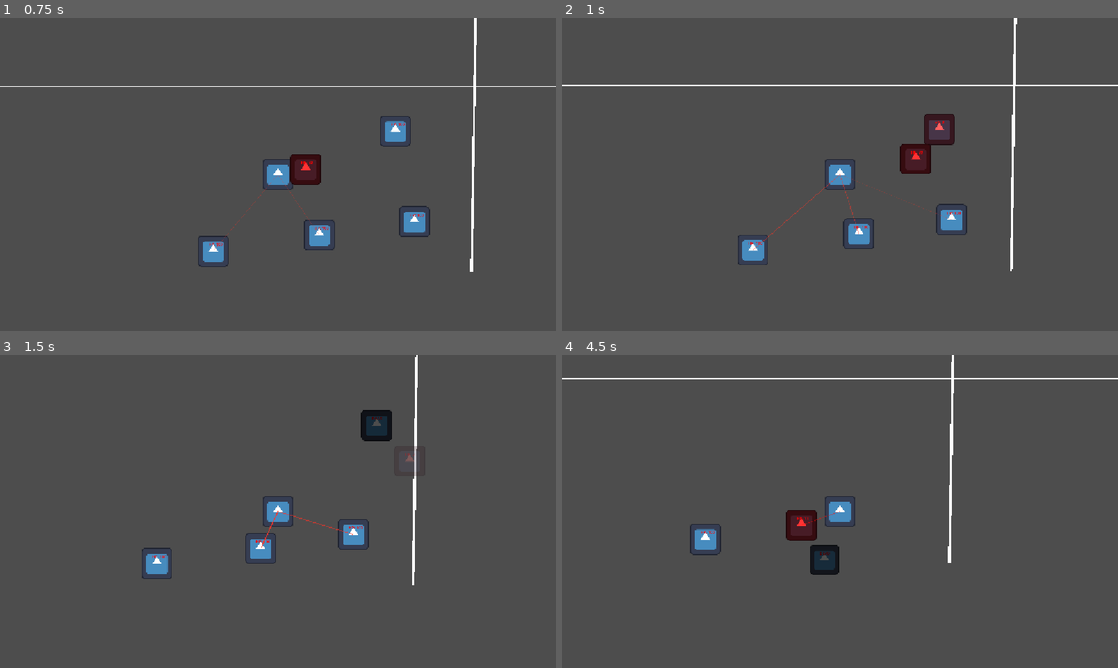
Above: before the commit, frames 1-4 (two rows, left to right).
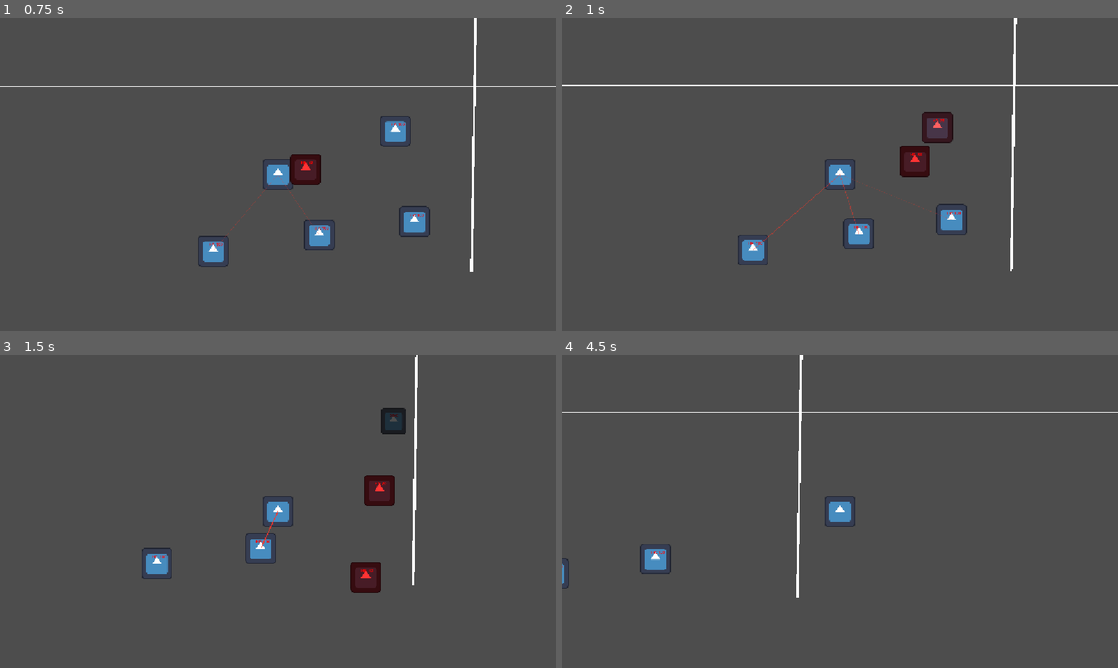
Above: after the commit, the same moments.

Repository: huajianwanzhao/xueyuanlu_gamejam
Game: Godot game, scene res://scenes/world.tscn
The game is run twice, just before and just after one commit, with the same random seed, the same clock (stepped at 60 frames per second) and the same inputs. The engine's default icon, where the game draws it, is replaced by a stand-in: a white triangle on a blue panel in a dark square.
Inputs (mouse positions are in pixels of both pictures, inside the frame that each line leads up to):
- Up to frame 1 (0.75 s): tap Enter at 0.5 s; move the mouse to (400, 158) at 0.52 s; hold Right (ui_right) from 0.53 s (still down); click (400, 158) at 0.6 s
- Up to frame 2 (1 s): keep holding Right (ui_right)
- Up to frame 3 (1.5 s): move the mouse to (166, 527) at 1.27 s; release Right (ui_right) at 1.28 s; hold Down (ui_down) from 1.28 s (still down); click (166, 527) at 1.35 s
- Up to frame 4 (4.5 s): move the mouse to (895, 442) at 2.02 s; release Down (ui_down) at 2.03 s; hold Right (ui_right) 2.03-2.78 s; click (895, 442) at 2.1 s; move the mouse to (812, 574) at 2.77 s; hold Up (ui_up) 2.78-3.53 s; click (812, 574) at 2.85 s; move the mouse to (1006, 558) at 3.52 s; hold Left (ui_left) from 3.53 s (still down); click (1006, 558) at 3.6 s; move the mouse to (673, 464) at 4.27 s; click (673, 464) at 4.35 s

Frame 1 is identical in both runs. In frame 2, 0.4% of the frame differs, in the area x 60-71%, y 30-51%; in frame 3, 2.1%; in frame 4, 3.0%, in the area x 0-100%, y 0-78%.

Commit message:
feat(physics): 正碰/斜碰按真实球体碰撞处理
碰撞法线改成两球球心连线，用等质量对心碰撞公式算冲量（restitution=0.85）：正碰几乎交换速度变成接力，斜碰只传法向分量、撞击者顺切向滑走，擦边几乎无伤害。新增 apply_launch_velocity / stop_speed，去掉 hardcode 的 chain_slowdown 和 friction

Diff:
--- a/project.godot
+++ b/project.godot
@@ -26,10 +26,46 @@
 
 [input]
 
+ui_left={
+"deadzone": 0.5,
+"events": [Object(InputEventKey,"resource_local_to_scene":false,"resource_name":"","device":16,"window_id":0,"alt_pressed":false,"shift_pressed":false,"ctrl_pressed":false,"meta_pressed":false,"pressed":false,"keycode":4194319,"physical_keycode":0,"key_label":0,"unicode":0,"location":0,"echo":false,"script":null)
+, Object(InputEventJoypadButton,"resource_local_to_scene":false,"resource_name":"","device":-1,"button_index":13,"pressure":0.0,"pressed":false,"script":null)
+, Object(InputEventJoypadMotion,"resource_local_to_scene":false,"resource_name":"","device":-1,"axis":0,"axis_value":-1.0,"script":null)
+, Object(InputEventKey,"resource_local_to_scene":false,"resource_name":"","device":-1,"window_id":0,"alt_pressed":false,"shift_pressed":false,"ctrl_pressed":false,"meta_pressed":false,"pressed":false,"keycode":0,"physical_keycode":65,"key_label":0,"unicode":97,"location":0,"echo":false,"script":null)
+]
+}
+ui_right={
+"deadzone": 0.5,
+"events": [Object(InputEventKey,"resource_local_to_scene":false,"resource_name":"","device":16,"window_id":0,"alt_pressed":false,"shift_pressed":false,"ctrl_pressed":false,"meta_pressed":false,"pressed":false,"keycode":4194321,"physical_keycode":0,"key_label":0,"unicode":0,"location":0,"echo":false,"script":null)
+, Object(InputEventJoypadButton,"resource_local_to_scene":false,"resource_name":"","device":-1,"button_index":14,"pressure":0.0,"pressed":false,"script":null)
+, Object(InputEventJoypadMotion,"resource_local_to_scene":false,"resource_name":"","device":-1,"axis":0,"axis_value":1.0,"script":null)
+, Object(InputEventKey,"resource_local_to_scene":false,"resource_name":"","device":-1,"window_id":0,"alt_pressed":false,"shift_pressed":false,"ctrl_pressed":false,"meta_pressed":false,"pressed":false,"keycode":0,"physical_keycode":68,"key_label":0,"unicode":100,"location":0,"echo":false,"script":null)
+]
+}
+ui_up={
+"deadzone": 0.5,
+"events": [Object(InputEventKey,"resource_local_to_scene":false,"resource_name":"","device":16,"window_id":0,"alt_pressed":false,"shift_pressed":false,"ctrl_pressed":false,"meta_pressed":false,"pressed":false,"keycode":4194320,"physical_keycode":0,"key_label":0,"unicode":0,"location":0,"echo":false,"script":null)
+, Object(InputEventJoypadButton,"resource_local_to_scene":false,"resource_name":"","device":-1,"button_index":11,"pressure":0.0,"pressed":false,"script":null)
+, Object(InputEventJoypadMotion,"resource_local_to_scene":false,"resource_name":"","device":-1,"axis":1,"axis_value":-1.0,"script":null)
+, Object(InputEventKey,"resource_local_to_scene":false,"resource_name":"","device":-1,"window_id":0,"alt_pressed":false,"shift_pressed":false,"ctrl_pressed":false,"meta_pressed":false,"pressed":false,"keycode":0,"physical_keycode":87,"key_label":0,"unicode":119,"location":0,"echo":false,"script":null)
+]
+}
+ui_down={
+"deadzone": 0.5,
+"events": [Object(InputEventKey,"resource_local_to_scene":false,"resource_name":"","device":16,"window_id":0,"alt_pressed":false,"shift_pressed":false,"ctrl_pressed":false,"meta_pressed":false,"pressed":false,"keycode":4194322,"physical_keycode":0,"key_label":0,"unicode":0,"location":0,"echo":false,"script":null)
+, Object(InputEventJoypadButton,"resource_local_to_scene":false,"resource_name":"","device":-1,"button_index":12,"pressure":0.0,"pressed":false,"script":null)
+, Object(InputEventJoypadMotion,"resource_local_to_scene":false,"resource_name":"","device":-1,"axis":1,"axis_value":1.0,"script":null)
+, Object(InputEventKey,"resource_local_to_scene":false,"resource_name":"","device":-1,"window_id":0,"alt_pressed":false,"shift_pressed":false,"ctrl_pressed":false,"meta_pressed":false,"pressed":false,"keycode":0,"physical_keycode":83,"key_label":0,"unicode":115,"location":0,"echo":false,"script":null)
+]
+}
 switch_state={
 "deadzone": 0.2,
 "events": [Object(InputEventMouseButton,"resource_local_to_scene":false,"resource_name":"","device":-1,"window_id":0,"a …(253 unchanged characters)…
 ]
+}
+up={
+"deadzone": 0.2,
+"events": []
 }
 
 [physics]
--- a/script/enemy.gd
+++ b/script/enemy.gd
@@ -12,13 +12,14 @@
 @export var speed: float = 50.0
 @export var attack_id: int = -1
 @export var launch_count: int = 0
-@export var friction: float = 0.9 # 提高传递效率，连环撞更远
-@export var min_chain_speed: float = 500.0 # 连环撞击的保底起飞速度，低于这个值被撞的敌人就只是被推一下
-
-@export_group("伤害参数")
-@export var chain_damage_factor: float = 0.06 # 连环撞击伤害 = 撞击速度 × 这个系数（0.2 时 1200 速=240 伤害，必秒杀）
-@export var launch_damage: float = 20.0 # 被弹飞时立刻扣的血（原来硬编码 50，配合 0.2 系数会秒杀）
-@export var chain_slowdown: float = 0.7 # 撞到敌人后自身保留的速度比例
+@export var min_chain_speed: float = 500.0 # 连环撞击的保底起飞速度（按正碰程度打折），低于这个值被撞的敌人就只是被推一下
+
+@export_group("碰撞物理")
+@export var restitution: float = 0.85 # 恢复系数 e：1=完全弹性（正碰两球交换速度），0=完全非弹性（撞完一起走）
+@export var chain_damage_factor: float = 0.06 # 撞击伤害 = 法向相对速度 × 这个系数（擦边几乎没伤害）
+@export var launch_damage: float = 20.0 # 被弹飞时立刻扣的血
+@export var corpse_damage_factor: float = 0.12 # 尸体砸人的伤害系数（也按法向相对速度算）
+@export var stop_speed: float = 150.0 # 速度低于这个就当球停住了，结束飞行状态（真实台球也会被滚动摩擦停下）
 
 @export_group("射击")
 @export var can_shoot: bool = true # 这个敌人会不会开枪
@@ -178,10 +179,12 @@
 		if target.attack_id == attack_id:
 			global_position = next_pos
 			return
+		# 法线一律取「两球球心连线」，这是真实碰撞法线；飞行方向只在正碰时才和它重合
+		var contact_normal: Vector2 = (target.global_position - global_position).normalized()
 		if target.current_state == State.DEAD:
-			_handle_corpse_hit(target, -travel_dir)
+			_handle_corpse_hit(target, contact_normal)
 		else:
-			_handle_enemy_hit(target, -travel_dir)
+			_handle_enemy_hit(target, contact_normal)
 		# 撞完人直接穿透过去，绝不卡在原地
 		global_position = next_pos
 	else:
@@ -197,7 +200,7 @@
 			global_position = next_pos
 
 	# 速度太低了才停下
-	if velocity.length() < 20.0:
+	if velocity.length() < stop_speed:
 		_end_bullet_state()
 
 
@@ -228,39 +231,70 @@
 	return best
 
 
+# 等质量两球的对心碰撞（沿法线交换冲量，切向速度完全不变）
+# v1/v2：两球速度；n：从 1 指向 2 的单位法线；e：恢复系数
+# 返回 [v1', v2', 法向相对速度]。法向相对速度 <= 0 说明两球正在分开，不产生冲量。
+static func sphere_collision(v1: Vector2, v2: Vector2, n: Vector2, e: float) -> Array:
+	var approach: float = (v1 - v2).dot(n)
+	if approach <= 0.0:
+		return [v1, v2, 0.0]
+	var j: float = (1.0 + e) * 0.5 * approach
+	return [v1 - n * j, v2 + n * j, approach]
+
+
 func _handle_enemy_hit(target_enemy: Node2D, normal: Vector2) -> void:
 	if target_enemy.attack_id == self.attack_id and target_enemy.launch_count > 0:
 		return
 
-	var impact_damage = velocity.length() * chain_damage_factor
-	print("💥 连环碰撞！", self.name, " 撞了 ", target_enemy.name, "，伤害: ", int(impact_damage))
-
-	# 用当前子弹的方向把速度传给它；保底速度保证"被撞开"而不是"被推开"
-	var chain_dir = velocity.normalized()
-	var chain_speed = maxf(velocity.length() * friction, min_chain_speed)
-
-	# 把巨大的速度传给敌人，让它飞起来
-	target_enemy.apply_launch(chain_dir, chain_speed, self.attack_id)
-
-	# 然后再扣血
-	target_enemy.take_damage(impact_damage)
-
-	# 撞击者自身减速，但仍然保持原本的方向高速穿梭，去撞下一个
-	velocity *= chain_slowdown
+	# 【真实物理】正碰和斜碰的差别全在法线上：
+	#   法线 = 两球球心连线。正碰时法线和飞行方向重合 → 速度几乎全传过去、自己停下；
+	#   斜碰时法线是斜的 → 只有法向分量传过去，切向分量留在自己身上，自己顺着切线滑走。
+	var v1: Vector2 = velocity
+	var v2: Vector2 = target_enemy.velocity
+	var res: Array = sphere_collision(v1, v2, normal, restitution)
+	var approach: float = res[2]
+	if approach <= 0.0:
+		return # 本来就在互相远离，没有冲量
+	var v1_new: Vector2 = res[0]
+	var v2_new: Vector2 = res[1]
+
+	# 正碰程度 = 法向相对速度 / 自身速度，0=完全擦边，1=正面撞
+	var head_on: float = clampf(approach / maxf(v1.length(), 1.0), 0.0, 1.0)
+	# 伤害只看「怼上去」的那部分速度：擦边几乎不掉血
+	var impact_damage: float = approach * chain_damage_factor
+
+	# 保底起飞速度也按正碰程度打折，否则擦一下也会被弹飞，斜碰就没区别了
+	var floor_speed: float = min_chain_speed * head_on
+	if v2_new.length() < floor_speed:
+		var dir2: Vector2 = normal if v2_new.length() < 1.0 else v2_new.normalized()
+		v2_new = dir2 * floor_speed
+
+	print("💥 ", self.name, " 撞 ", target_enemy.name, "｜正碰度 ", int(head_on * 100.0), "%｜伤害 ", int(impact_damage), "｜传给对方 ", int(v2_new.length()))
+
+	target_enemy.apply_launch_velocity(v2_new, self.attack_id, impact_damage)
+
+	# 自己保留剩余速度：正碰会几乎停住（变成接力），斜碰会顺着切线滑过去
+	velocity = v1_new
+	if velocity.length() < stop_speed:
+		_end_bullet_state()
 
 
 func _handle_corpse_hit(corpse: Node2D, normal: Vector2) -> void:
-	print("🪨 子弹撞到了 ", corpse.name, " 的尸体！")
-	corpse.velocity = velocity * 0.8
-	velocity = velocity.bounce(normal) * 0.5
+	# 尸体也是等质量的球，只是不会「起飞」：照样按冲量交换速度
+	var res: Array = sphere_collision(velocity, corpse.velocity, normal, restitution)
+	if res[2] <= 0.0:
+		return
+	corpse.velocity = res[1]
+	velocity = res[0]
+	print("🪨 ", self.name, " 撞上 ", corpse.name, " 的尸体，尸体被推着滑走")
 
 
 func _handle_wall_hit(normal: Vector2) -> void:
 	var wall_damage = velocity.length() * 0.2
 	print("🧱 撞墙！", self.name, " 受到伤害: ", int(wall_damage))
 	take_damage(wall_damage)
-	# 撞墙才反弹
-	velocity = velocity.bounce(normal) * friction
+	# 撞墙反弹：法向速度反向、按恢复系数损失能量
+	velocity = velocity.bounce(normal) * restitution
 
 
 func _end_bullet_state() -> void:
@@ -292,11 +326,21 @@
 			enemy_node = enemy_node.get_parent()
 
 		if enemy_node.has_method("take_damage") and enemy_node != self and enemy_node.current_state != State.DEAD:
-			var impact_damage = velocity.length() * 0.15
-			if impact_damage > 10.0:
-				print("💀 尸体砸中！", self.name, " 砸了 ", enemy_node.name, " 伤害: ", int(impact_damage))
-				enemy_node.take_damage(impact_damage)
-				velocity *= 0.5
+			# 尸体砸人同样是球撞球：只算怼上去的那部分速度，擦过去不算
+			var n: Vector2 = enemy_node.global_position - global_position
+			if n.length() < 0.001:
+				n = velocity.normalized()
+			n = n.normalized()
+			var approach: float = (velocity - enemy_node.velocity).dot(n)
+			if approach <= 0.0:
+				continue
+			var corpse_damage: float = approach * corpse_damage_factor
+			if corpse_damage > 10.0:
+				print("💀 尸体砸中！", self.name, " 砸了 ", enemy_node.name, " 伤害 ", int(corpse_damage))
+				enemy_node.take_damage(corpse_damage)
+				var res: Array = sphere_collision(velocity, enemy_node.velocity, n, restitution)
+				velocity = res[0]
+				enemy_node.apply_path_stun(n)
 
 
 func _vanishing_corpse() -> void:
@@ -361,21 +405,29 @@
 		modulate = original_color
 
 
-func apply_launch(direction: Vector2, p_speed: float, p_attack_id: int) -> void:
+# 直接给定撞完之后应该有的速度向量（真实碰撞算出来的结果）。
+# 和 apply_launch 的区别：速度不是猜的，是法向冲量算出来的。
+func apply_launch_velocity(p_velocity: Vector2, p_attack_id: int, p_impact_damage: float = 0.0) -> void:
 	if current_state == State.DEAD: return
 	if attack_id == p_attack_id and launch_count > 0: return
 
 	current_state = State.BULLET
 	attack_id = p_attack_id
 	launch_count += 1
-	velocity = direction * p_speed
+	velocity = p_velocity
 	modulate = Color(1, 0.4, 0)
 
 	if launch_count == 1:
 		take_damage(launch_damage)
-
-	print("🚀 ", name, " 被弹飞！初速度: ", int(p_speed), " 攻击ID: ", attack_id)
+	if p_impact_damage > 0.0:
+		take_damage(p_impact_damage)
+
+	print("🚀 ", name, " 起飞：速度 ", int(velocity.length()), "  方向 ", velocity.normalized())
 
 	await get_tree().create_timer(2.0).timeout
 	if current_state == State.BULLET and not is_dying:
 		_end_bullet_state()
+
+
+func apply_launch(direction: Vector2, p_speed: float, p_attack_id: int) -> void:
+	await apply_launch_velocity(direction.normalized() * p_speed, p_attack_id)
Not shown, added: script/enemy_bullet.gd.uid
Not shown, changed: 游戏结构.md
